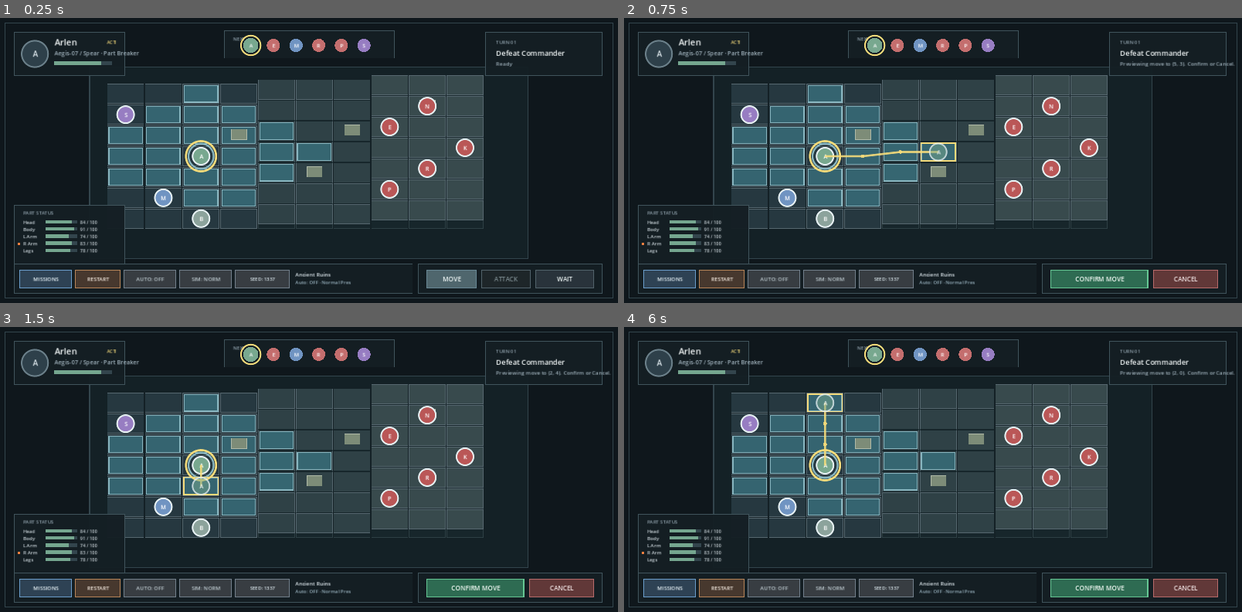
Above: before the commit, frames 1-4 (two rows, left to right).
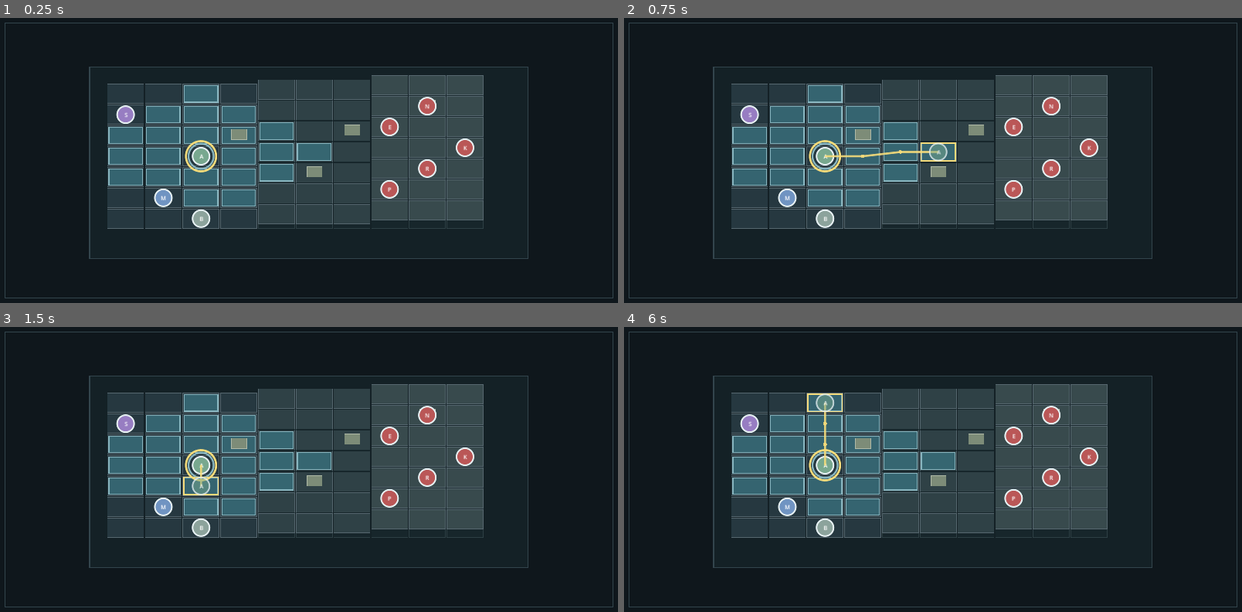
Above: after the commit, the same moments.

Repository: toonnix-github/magic-robot-tactic-war
Game: Godot game, scene res://scenes/main.tscn
Two runs of this game, one before a commit and one after it. Both use one fixed random seed, a clock stepped at 60 frames per second and the inputs below. This scene is started directly instead of the project's main scene.
Inputs (mouse positions are in pixels of both pictures, inside the frame that each line leads up to):
- Up to frame 1 (0.25 s): no input
- Up to frame 2 (0.75 s): tap Enter at 0.5 s; click (933, 160) at 0.67 s
- Up to frame 3 (1.5 s): tap Space at 1.25 s; move the mouse to (185, 483) at 1.27 s; click (185, 483) at 1.42 s
- Up to frame 4 (6 s): tap Enter at 2, 3.5 s; move the mouse to (994, 406) at 2.02 s; click (994, 406) at 2.17 s; tap Space at 2.75, 4.25 s; move the mouse to (902, 526) at 2.77 s; click (902, 526) at 2.92 s; move the mouse to (1118, 512) at 3.52 s; click (1118, 512) at 3.67 s; move the mouse to (747, 426) at 4.27 s; click (747, 426) at 4.42 s; move the mouse to (963, 469) at 5.02 s; click (963, 469) at 5.17 s; move the mouse to (840, 398) at 5.77 s; click (840, 398) at 5.92 s

The runs differ from the first frame. In frame 1, 7.5% of the frame differs, in the area x 2-98%, y 4-97%; in frame 2, 8.2%; in frame 3, 8.2%; in frame 4, 8.2%, in the area x 2-99%, y 4-97%.
Error after the commit: Parse Error: Cannot use subscript operator on a base of type "null". (res://src/ui/battle_hud.gd:143)

Commit message:
feat: Battle HUD with Current Unit vs Inspected Unit panels (#42)
- Add inspected_unit tracking in main.gd without affecting active turn ownership
- Implement current_unit and inspected_unit query methods in BattleHud
- Update draw_current_unit_panel on left to strictly track active/current activation with weapon handedness, disabled status, and part HP
- Update draw_inspected_unit_panel on right to show detailed intel for inspected enemy or ally units
- Add static and acceptance tests verifying panel separation and zero turn-transfer on inspection

Diff:
--- a/src/main.gd
+++ b/src/main.gd
@@ -70,6 +70,7 @@
 
 var active_unit = null
 var selected_unit = null
+var inspected_unit = null
 var selected_action := "Move"
 var reachable_tiles := {}
 var targetable_tiles := {}
@@ -288,11 +289,11 @@
 func _draw() -> void:
 	_draw_background()
 	_draw_battlefield()
-	battle_hud.draw_selected_unit_panel(self)
+	battle_hud.draw_current_unit_panel(self)
 	_draw_initiative_strip()
 	_draw_mission_panel()
 	battle_hud.draw_part_status_panel(self)
-	battle_hud.draw_enemy_inspection_panel(self)
+	battle_hud.draw_inspected_unit_panel(self)
 	_draw_action_bar()
 	_draw_floating_texts()
 	_draw_event_feed()
@@ -498,6 +499,7 @@
 
 	active_unit = unit
 	selected_unit = unit
+	inspected_unit = null
 	unit["has_moved"] = false
 	unit["has_attacked"] = false
 	unit["activation_complete"] = false
--- a/src/ui/battle_hud.gd
+++ b/src/ui/battle_hud.gd
@@ -1,40 +1,79 @@
 extends RefCounted
 class_name BattleHud
 
-func draw_selected_unit_panel(scene) -> void:
+
+func current_unit(scene):
+	if scene == null:
+		return null
+	if scene.active_unit != null:
+		return scene.active_unit
+	return scene.selected_unit
+
+
+func inspected_unit(scene):
+	if scene == null:
+		return null
+	if scene.get("inspected_unit") != null and scene.inspected_unit != null and scene.inspected_unit != current_unit(scene):
+		return scene.inspected_unit
+	if scene.selected_unit != null and scene.selected_unit != current_unit(scene):
+		return scene.selected_unit
+	return null
+
+
+func draw_current_unit_panel(scene) -> void:
+	var unit = current_unit(scene)
+	if unit == null:
+		return
+
 	var rect: Rect2 = scene._r(30, 30, 235, 92)
 	scene._draw_panel(rect)
-	if scene.selected_unit == null:
-		return
 
 	var portrait_center: Vector2 = scene._p(74, 76)
 	var portrait_radius: float = min(28.0 * scene._scale().x, 28.0 * scene._scale().y)
 	scene.draw_circle(portrait_center, portrait_radius, Color(0.18, 0.25, 0.29))
 	scene.draw_arc(portrait_center, portrait_radius, 0.0, TAU, 40, Color(0.42, 0.50, 0.54), 2.0, true)
-	scene._draw_centered_text(Rect2(portrait_center - Vector2(portrait_radius, portrait_radius), Vector2(portrait_radius * 2.0, portrait_radius * 2.0)), str(scene.selected_unit["letter"]), 16, Color(0.86, 0.90, 0.92))
-
-	scene.draw_string(scene._font(), scene._p(115, 58), str(scene.selected_unit["name"]), HORIZONTAL_ALIGNMENT_LEFT, -1.0, scene._font_size(18), Color(0.95, 0.97, 0.97))
-	var passive: Dictionary = scene._pilot_passive_for(scene.selected_unit)
-	var sub_text: String = "%s / %s" % [scene.selected_unit["mech"], scene.selected_unit["weapon"]]
+	scene._draw_centered_text(Rect2(portrait_center - Vector2(portrait_radius, portrait_radius), Vector2(portrait_radius * 2.0, portrait_radius * 2.0)), str(unit["letter"]), 16, Color(0.86, 0.90, 0.92))
+
+	scene.draw_string(scene._font(), scene._p(115, 54), str(unit["name"]), HORIZONTAL_ALIGNMENT_LEFT, -1.0, scene._font_size(18), Color(0.95, 0.97, 0.97))
+	var passive: Dictionary = scene._pilot_passive_for(unit)
+	var wep_desc: String = str(unit.get("weapon", ""))
+	var handedness: String = str(scene.WEAPON_HANDEDNESS.get(wep_desc, ""))
+	if handedness != "":
+		wep_desc += " · " + handedness
+	if bool(unit.get("weapon_disabled", false)):
+		wep_desc += " (DIS)"
+
+	var off_hand: String = str(unit.get("off_hand", ""))
+	if off_hand != "":
+		if bool(unit.get("off_hand_disabled", false)):
+			off_hand += " (DIS)"
+		wep_desc += " / " + off_hand
+
+	var sub_text: String = "%s · %s" % [unit.get("mech", ""), wep_desc]
+	scene.draw_string(scene._font(), scene._p(115, 72), sub_text, HORIZONTAL_ALIGNMENT_LEFT, 140.0 * scene._scale().x, scene._font_size(10), Color(0.62, 0.69, 0.73))
 	if not passive.is_empty():
-		sub_text += " · %s" % str(passive.get("name", ""))
-	scene.draw_string(scene._font(), scene._p(115, 79), sub_text, HORIZONTAL_ALIGNMENT_LEFT, -1.0, scene._font_size(12), Color(0.62, 0.69, 0.73))
-	if scene._is_active_unit(scene.selected_unit):
-		scene.draw_string(scene._font(), scene._p(222, 55), "ACTIVE", HORIZONTAL_ALIGNMENT_RIGHT, 25.0 * scene._scale().x, scene._font_size(9), Color(0.96, 0.86, 0.48))
-	scene._draw_bar(scene._r(115, 92, 122, 8), scene._overall_hp_ratio(scene.selected_unit), Color(0.46, 0.65, 0.56))
+		scene.draw_string(scene._font(), scene._p(115, 87), str(passive.get("name", "")), HORIZONTAL_ALIGNMENT_LEFT, -1.0, scene._font_size(9), Color(0.86, 0.77, 0.52))
+	if scene._is_active_unit(unit):
+		scene.draw_string(scene._font(), scene._p(222, 50), "ACTIVE", HORIZONTAL_ALIGNMENT_RIGHT, 30.0 * scene._scale().x, scene._font_size(9), Color(0.96, 0.86, 0.48))
+	scene._draw_bar(scene._r(115, 96, 122, 8), scene._overall_hp_ratio(unit), Color(0.46, 0.65, 0.56))
+
+
+func draw_selected_unit_panel(scene) -> void:
+	draw_current_unit_panel(scene)
 
 
 func draw_part_status_panel(scene) -> void:
-	if scene.selected_unit == null:
+	var unit = current_unit(scene)
+	if unit == null:
 		return
 
-	var has_shield: bool = int(scene.selected_unit.get("shield_max_hp", 0)) > 0
+	var has_shield: bool = int(unit.get("shield_max_hp", 0)) > 0
 	var panel_h: float = 142.0 if has_shield else 126.0
 	scene._draw_panel(scene._r(30, 396, 235, panel_h))
 	scene.draw_string(scene._font(), scene._p(48, 416), "PART STATUS", HORIZONTAL_ALIGNMENT_LEFT, -1.0, scene._font_size(10), Color(0.56, 0.63, 0.67))
 	var y: float = 436.0
 	for part_name in scene.PART_NAMES:
-		var part: Dictionary = scene.selected_unit["parts"][part_name]
+		var part: Dictionary = unit["parts"][part_name]
 		var p_hp: int = int(part.get("hp", 0))
 		var destroyed: bool = bool(part.get("destroyed", false)) or p_hp <= 0
 		var label_color: Color = Color(0.78, 0.82, 0.84) if not destroyed else Color(0.88, 0.48, 0.46)
@@ -46,23 +85,24 @@
 			if destroyed or bool(part.get("orb_disabled", false)):
 				orb_col = Color(0.40, 0.40, 0.40)
 			scene.draw_circle(scene._p(40, y - 3.0), 2.5 * min(scene._scale().x, scene._scale().y), orb_col)
-		scene._draw_bar(scene._r(96, y - 8.0, 68, 7), scene._part_hp_ratio(scene.selected_unit, part_name), Color(0.46, 0.65, 0.56) if not destroyed else Color(0.76, 0.32, 0.31))
-		scene.draw_string(scene._font(), scene._p(170, y), part_hp_text(scene.selected_unit, part_name, scene.PART_MAX_HP), HORIZONTAL_ALIGNMENT_LEFT, -1.0, scene._font_size(9), label_color)
+		scene._draw_bar(scene._r(96, y - 8.0, 68, 7), scene._part_hp_ratio(unit, part_name), Color(0.46, 0.65, 0.56) if not destroyed else Color(0.76, 0.32, 0.31))
+		scene.draw_string(scene._font(), scene._p(170, y), part_hp_text(unit, part_name, scene.PART_MAX_HP), HORIZONTAL_ALIGNMENT_LEFT, -1.0, scene._font_size(9), label_color)
 		y += 15.0
 
 	if has_shield:
-		var s_hp: int = int(scene.selected_unit.get("shield_hp", 0))
-		var s_max: int = int(scene.selected_unit.get("shield_max_hp", 0))
-		var s_active: bool = scene._shield_is_active(scene.selected_unit)
+		var s_hp: int = int(unit.get("shield_hp", 0))
+		var s_max: int = int(unit.get("shield_max_hp", 0))
+		var s_active: bool = scene._shield_is_active(unit)
 		var s_col: Color = Color(0.53, 0.71, 0.75) if s_active else Color(0.76, 0.32, 0.31)
 		scene.draw_string(scene._font(), scene._p(48, y), "Shield", HORIZONTAL_ALIGNMENT_LEFT, -1.0, scene._font_size(10), s_col)
 		scene._draw_bar(scene._r(96, y - 8.0, 68, 7), float(s_hp) / float(s_max) if s_max > 0 else 0.0, Color(0.40, 0.60, 0.75) if s_active else Color(0.76, 0.32, 0.31))
-		scene.draw_string(scene._font(), scene._p(170, y), shield_hp_text(scene.selected_unit, Callable(scene, "_shield_is_active")), HORIZONTAL_ALIGNMENT_LEFT, -1.0, scene._font_size(9), s_col)
+		scene.draw_string(scene._font(), scene._p(170, y), shield_hp_text(unit, Callable(scene, "_shield_is_active")), HORIZONTAL_ALIGNMENT_LEFT, -1.0, scene._font_size(9), s_col)
 
 
 func inspect_target(scene, target) -> Dictionary:
 	if target == null:
 		return {}
+	scene.inspected_unit = target
 	scene.selected_unit = target
 	if scene.active_unit != null:
 		return scene._preview_attack_target(target)
@@ -73,6 +113,10 @@
 func inspect_unit(scene, unit) -> void:
 	if unit == null:
 		return
+	if unit == current_unit(scene):
+		scene.inspected_unit = null
+	else:
+		scene.inspected_unit = unit
 	scene.selected_unit = unit
 	if scene.active_unit != null and scene.turn_state == scene.TurnState.SELECTING_ATTACK:
 		scene._preview_attack_target(unit)
@@ -80,21 +124,31 @@
 		scene.queue_redraw()
 
 
+func draw_inspected_unit_panel(scene) -> void:
+	draw_enemy_inspection_panel(scene)
+
+
 func draw_enemy_inspection_panel(scene) -> void:
-	if scene.selected_unit == null or scene.selected_unit == scene.active_unit:
+	var target = inspected_unit(scene)
+	if target == null or target == current_unit(scene):
 		return
-	if scene.selected_unit["team"] != "enemy" and scene.turn_state != scene.TurnState.SELECTING_ATTACK:
-		return
 
 	scene._draw_panel(scene._r(960, 126, 310, 385))
-	var data: Dictionary = scene._target_inspection_data(scene.selected_unit)
-	var is_enemy: bool = str(scene.selected_unit.get("team", "")) == "enemy"
+	var data: Dictionary = scene._target_inspection_data(target)
+	var is_enemy: bool = str(target.get("team", "")) == "enemy"
 	var header_title: String = "TARGET INSPECTION" if scene.turn_state == scene.TurnState.SELECTING_ATTACK else ("ENEMY INTEL" if is_enemy else "ALLY INTEL")
 	var header_color: Color = Color(0.85, 0.65, 0.40) if scene.turn_state == scene.TurnState.SELECTING_ATTACK else Color(0.56, 0.63, 0.67)
 	scene.draw_string(scene._font(), scene._p(976, 148), header_title, HORIZONTAL_ALIGNMENT_LEFT, -1.0, scene._font_size(10), header_color)
 
-	scene.draw_string(scene._font(), scene._p(976, 170), str(scene.selected_unit["name"]), HORIZONTAL_ALIGNMENT_LEFT, -1.0, scene._font_size(16), Color(0.95, 0.97, 0.97))
-	scene.draw_string(scene._font(), scene._p(976, 188), "%s · %s" % [scene.selected_unit["mech"], scene.selected_unit["weapon"]], HORIZONTAL_ALIGNMENT_LEFT, -1.0, scene._font_size(11), Color(0.62, 0.69, 0.73))
+	scene.draw_string(scene._font(), scene._p(976, 170), str(target["name"]), HORIZONTAL_ALIGNMENT_LEFT, -1.0, scene._font_size(16), Color(0.95, 0.97, 0.97))
+	var wep_desc: String = str(target.get("weapon", ""))
+	var handedness: String = str(scene.WEAPON_HANDEDNESS.get(wep_desc, ""))
+	if handedness != "":
+		wep_desc += " · " + handedness
+	var off_hand: String = str(target.get("off_hand", ""))
+	if off_hand != "":
+		wep_desc += " / " + off_hand
+	scene.draw_string(scene._font(), scene._p(976, 188), "%s · %s" % [target.get("mech", ""), wep_desc], HORIZONTAL_ALIGNMENT_LEFT, -1.0, scene._font_size(11), Color(0.62, 0.69, 0.73))
 	scene.draw_string(scene._font(), scene._p(976, 204), str(data.get("terrain_desc", "")), HORIZONTAL_ALIGNMENT_LEFT, -1.0, scene._font_size(10), Color(0.70, 0.75, 0.77))
 
 	var y: float = 220.0
@@ -106,7 +160,7 @@
 		var label_col: Color = Color(0.78, 0.82, 0.84) if not destroyed else Color(0.88, 0.48, 0.46)
 		scene.draw_string(scene._font(), scene._p(976, y), short_part_name(part_name), HORIZONTAL_ALIGNMENT_LEFT, -1.0, scene._font_size(10), label_col)
 		scene._draw_bar(scene._r(1030, y - 8.0, 130, 7), float(p_hp) / float(p_max) if p_max > 0 else 0.0, Color(0.46, 0.65, 0.56) if not destroyed else Color(0.76, 0.32, 0.31))
-		scene.draw_string(scene._font(), scene._p(1170, y), part_hp_text(scene.selected_unit, part_name, scene.PART_MAX_HP), HORIZONTAL_ALIGNMENT_LEFT, -1.0, scene._font_size(9), label_col)
+		scene.draw_string(scene._font(), scene._p(1170, y), part_hp_text(target, part_name, scene.PART_MAX_HP), HORIZONTAL_ALIGNMENT_LEFT, -1.0, scene._font_size(9), label_col)
 		y += 15.0
 
 	if bool(data.get("has_shield", false)):
@@ -115,7 +169,7 @@
 		var s_active: bool = bool(data["shield_active"])
 		scene.draw_string(scene._font(), scene._p(976, y), "Shield", HORIZONTAL_ALIGNMENT_LEFT, -1.0, scene._font_size(10), Color(0.53, 0.71, 0.75) if s_active else Color(0.76, 0.32, 0.31))
 		scene._draw_bar(scene._r(1030, y - 8.0, 130, 7), float(s_hp) / float(s_max) if s_max > 0 else 0.0, Color(0.40, 0.60, 0.75) if s_active else Color(0.76, 0.32, 0.31))
-		scene.draw_string(scene._font(), scene._p(1170, y), shield_hp_text(scene.selected_unit, Callable(scene, "_shield_is_active")), HORIZONTAL_ALIGNMENT_LEFT, -1.0, scene._font_size(9), Color(0.53, 0.71, 0.75) if s_active else Color(0.76, 0.32, 0.31))
+		scene.draw_string(scene._font(), scene._p(1170, y), shield_hp_text(target, Callable(scene, "_shield_is_active")), HORIZONTAL_ALIGNMENT_LEFT, -1.0, scene._font_size(9), Color(0.53, 0.71, 0.75) if s_active else Color(0.76, 0.32, 0.31))
 		y += 15.0
 
 	for consequence in data.get("consequences", []):
--- a/tests/godot/battle_milestone_test.gd
+++ b/tests/godot/battle_milestone_test.gd
@@ -117,6 +117,7 @@
 	_run_phase2_orb_installation_acceptance(scene)
 	_run_phase2_build_summary_and_signals_acceptance(scene)
 	_run_phase2_squad_deploy_builds_acceptance(scene)
+	_run_phase2_current_vs_inspected_hud_acceptance(scene)
 
 	if _failures.is_empty():
 
@@ -3444,6 +3445,60 @@
 	_assert_equal(int(arlen["parts"]["Legs"]["max_hp"]), 132, "#41: Arlen Legs part HP updated from bulwark_legs")
 
 
+func _run_phase2_current_vs_inspected_hud_acceptance(scene: Control) -> void:
+	var hud = scene.battle_hud
+	for method in [
+		"draw_current_unit_panel",
+		"draw_inspected_unit_panel",
+		"current_unit",
+		"inspected_unit",
+	]:
+		_assert_true(hud.has_method(method), "#42: battle_hud exposes %s" % method)
+
+	if not _failures.is_empty():
+		return
+
+	_test_phase2_left_panel_tracks_active_unit(scene)
+	_test_phase2_inspecting_enemy_tracks_right_panel_without_changing_turn(scene)
+	_test_phase2_inspecting_ally_tracks_right_panel_without_changing_turn(scene)
+	_test_phase2_both_panels_reflect_part_and_orb_status(scene)
+
+
+func _test_phase2_left_panel_tracks_active_unit(scene: Control) -> void:
+	scene._load_mission("ancient_ruins", false)
+	var active = scene.active_unit
+	_assert_equal(scene.battle_hud.current_unit(scene)["id"], active["id"], "#42: Left panel tracks current active unit")
+
+
+func _test_phase2_inspecting_enemy_tracks_right_panel_without_changing_turn(scene: Control) -> void:
+	scene._load_mission("ancient_ruins", false)
+	var enemy = scene._unit_by_id("goblin_spear")
+	scene.battle_hud.inspect_unit(scene, enemy)
+	_assert_equal(scene.battle_hud.inspected_unit(scene)["id"], "goblin_spear", "#42: Right panel tracks inspected enemy")
+	_assert_equal(scene.active_unit["id"], "arlen", "#42: Inspecting enemy does not transfer turn ownership")
+	_assert_equal(scene.battle_hud.current_unit(scene)["id"], "arlen", "#42: Left panel remains current active unit")
+
+
+func _test_phase2_inspecting_ally_tracks_right_panel_without_changing_turn(scene: Control) -> void:
+	scene._load_mission("ancient_ruins", false)
+	var ally = scene._unit_by_id("mira")
+	scene.battle_hud.inspect_unit(scene, ally)
+	_assert_equal(scene.battle_hud.inspected_unit(scene)["id"], "mira", "#42: Right panel tracks inspected ally")
+	_assert_equal(scene.active_unit["id"], "arlen", "#42: Inspecting ally does not transfer turn ownership")
+	_assert_equal(scene.battle_hud.current_unit(scene)["id"], "arlen", "#42: Left panel remains current active unit")
+
+
+func _test_phase2_both_panels_reflect_part_and_orb_status(scene: Control) -> void:
+	scene._load_mission("ancient_ruins", false)
+	var enemy = scene._unit_by_id("goblin_spear")
+	scene.battle_hud.inspect_unit(scene, enemy)
+	scene._damage_part(enemy, "Left Arm", 100)
+	var inspected = scene.battle_hud.inspected_unit(scene)
+	_assert_true(bool(inspected["parts"]["Left Arm"]["destroyed"]), "#42: inspected unit reflects destroyed part")
+	var current = scene.battle_hud.current_unit(scene)
+	_assert_equal(current["id"], "arlen", "#42: current unit remains intact")
+
+
 func _assert_true(actual: bool, message: String) -> void:
 
 
Not shown, changed: tests/test_battle_milestone_static.py
